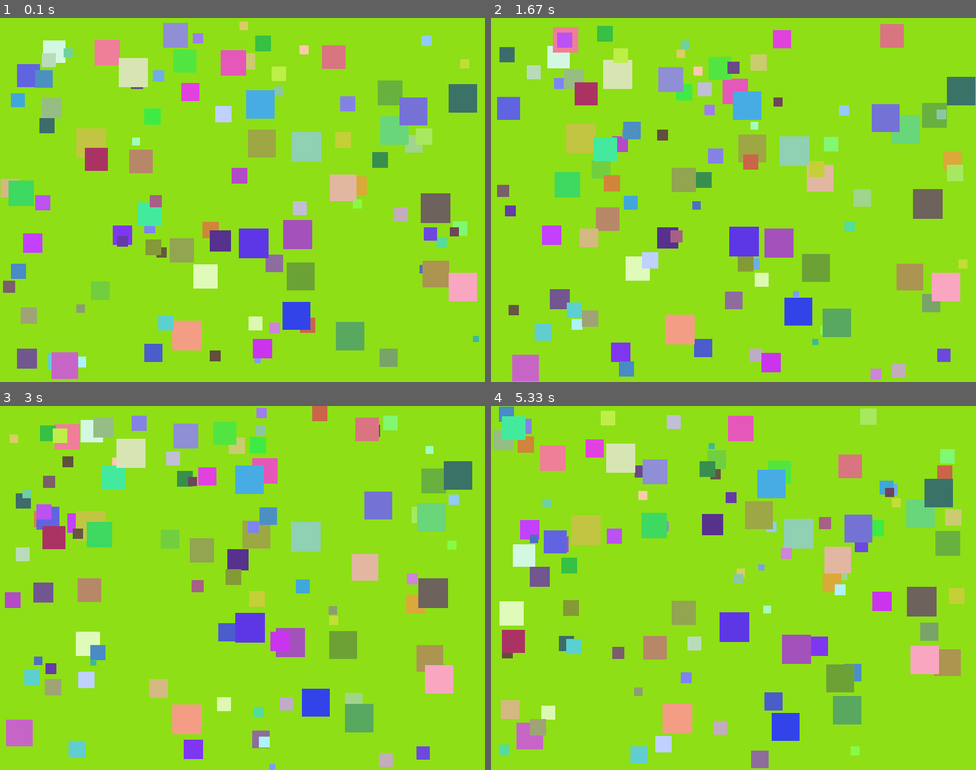
Above: before the commit, frames 1-4 (two rows, left to right).
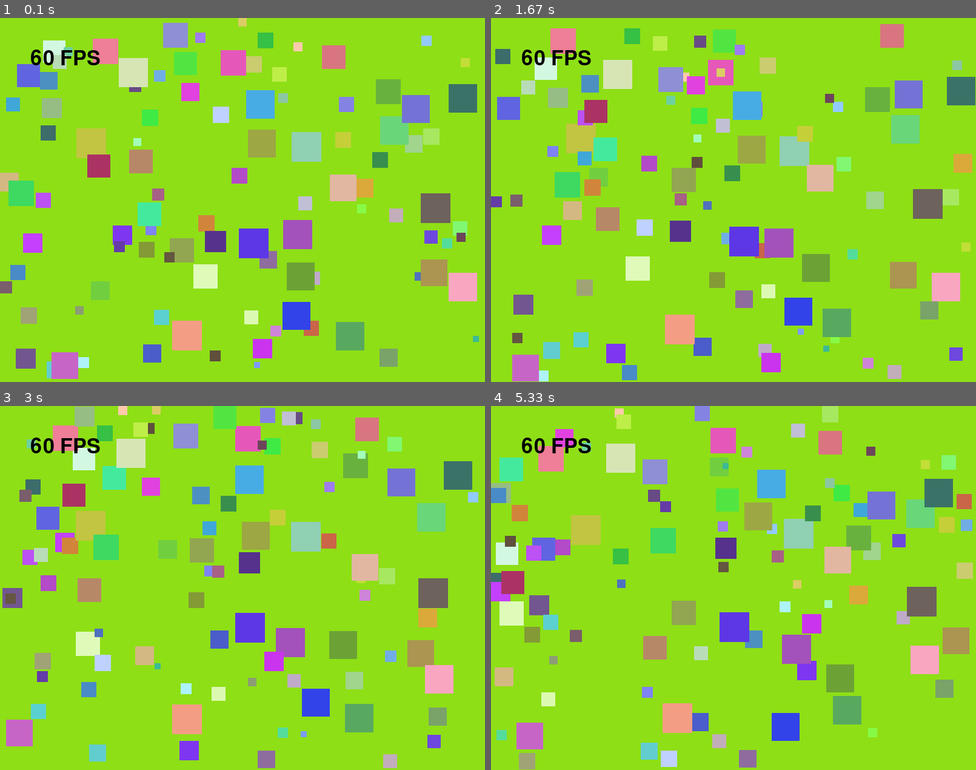
Above: after the commit, the same moments.

Repository: kevinotah/lab8-pygame
Game: pygame game, started from main.py
Two runs of this game, one before a commit and one after it. Both use one fixed random seed, a clock stepped at 60 frames per second and the inputs below.
Inputs:
- Up to frame 1 (0.1 s): no input
- Up to frame 2 (1.67 s): no input
- Up to frame 3 (3 s): no input
- Up to frame 4 (5.33 s): no input

The runs differ from the first frame. In frame 1, 4.6% of the frame differs, in the area x 0-97%, y 0-99%; in frame 2, 15%; in frame 3, 17%; in frame 4, 19%, in the area x 0-100%, y 0-100%.

Commit message:
Implement fleeing vector

Diff:
--- a/main.py
+++ b/main.py
@@ -2,21 +2,22 @@
 import random
 import math
 
-# Initialize Pygame
 pygame.init()
 
-# Constants
 SCREEN_WIDTH = 800
 SCREEN_HEIGHT = 600
 FPS = 60
 NUM_SQUARES = 100
 MAX_SPEED = 5
 
-# Size range (NEW)
+danger_distance = 50
+
+font = pygame.font.Font(None, 50)
+fps_surface = font.render(f"{FPS} FPS", True, 'Black')
+
 MIN_SIZE = 10
 MAX_SIZE = 50
 
-# Colors
 WHITE = (255, 255, 255)
 BLACK = (0, 0, 0)
 RANDOM_COLOUR = [random.randint(0, 255) for _ in range(3)]
@@ -26,35 +27,28 @@
     """Represents a moving square on the screen."""
 
     def __init__(self):
-        # Random size (NEW)
         self.size = random.randint(MIN_SIZE, MAX_SIZE)
 
-        # Random starting position (UPDATED to use self.size)
         self.x = random.randint(0, SCREEN_WIDTH - self.size)
         self.y = random.randint(0, SCREEN_HEIGHT - self.size)
 
-        # Random color
         self.color = (
             random.randint(50, 255),
             random.randint(50, 255),
             random.randint(50, 255)
         )
 
-        # Random direction
         self.angle = random.uniform(0, 2 * math.pi)
 
-        # Direction change timer
         self.direction_timer = 0
         self.direction_change_interval = random.randint(30, 90)
 
         size_ratio = (self.size - MIN_SIZE) / (MAX_SIZE - MIN_SIZE)
-
         self.speed = MAX_SPEED * (1 - size_ratio)
 
-    def update(self):
+    def update(self, all_squares):
         """Update position and handle bouncing."""
 
-        # Direction change logic (UNCHANGED)
         self.direction_timer += 1
         if self.direction_timer >= self.direction_change_interval:
             self.angle = random.uniform(0, 2 * math.pi)
@@ -64,7 +58,10 @@
         vx = self.speed * math.cos(self.angle)
         vy = self.speed * math.sin(self.angle)
 
-        # Update position
+        flee_dx, flee_dy = self.compute_flee_vector(all_squares)
+        vx = vx + flee_dx * 2
+        vy = vy + flee_dy * 2
+
         self.x += vx
         self.y += vy
 
@@ -75,6 +72,27 @@
         if self.y <= 0 or self.y >= SCREEN_HEIGHT - self.size:
             self.angle = -self.angle
             self.y = max(0, min(SCREEN_HEIGHT - self.size, self.y))
+
+    def compute_flee_vector(self, all_squares):
+        """Return a push-away vector from bigger nearby squares."""
+        flee_dx = 0
+        flee_dy = 0
+
+        for other_square in all_squares:
+            if other_square is self:
+                continue
+
+            dx = self.x - other_square.x
+            dy = self.y - other_square.y
+            distance = math.sqrt(dx**2 + dy**2)
+
+            if other_square.size > self.size and distance < danger_distance and distance > 0:
+                away_dx = dx / distance
+                away_dy = dy / distance
+                flee_dx += away_dx
+                flee_dy += away_dy
+
+        return flee_dx, flee_dy
 
     def draw(self, screen):
         """Draw the square on the screen."""
@@ -87,24 +105,22 @@
     pygame.display.set_caption("Random Moving Squares")
     clock = pygame.time.Clock()
 
-    # Create squares
     squares = [Square() for _ in range(NUM_SQUARES)]
 
     running = True
     while running:
-        # Events
         for event in pygame.event.get():
             if event.type == pygame.QUIT:
                 running = False
 
-        # Update
         for square in squares:
-            square.update()
+            square.update(squares)
 
-        # Draw
         screen.fill(RANDOM_COLOUR)
         for square in squares:
             square.draw(screen)
+
+        screen.blit(fps_surface, (50, 50))
         pygame.display.flip()
 
         clock.tick(FPS)
Not shown, changed: README.md
Not shown, changed: JOURNAL.md
